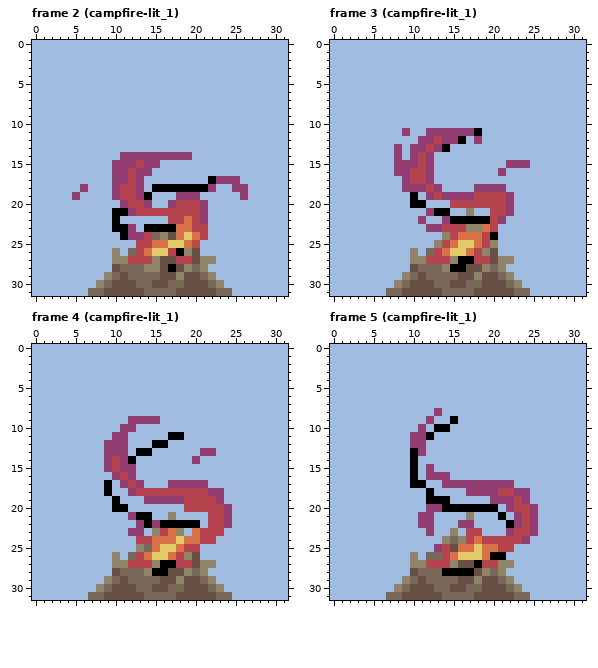
Pixel-art file: aseprite/campfire.aseprite. Above, as it was before the edit.
32x32 pixels, 19 frames. Shown: frame 2 (campfire-lit_1), frame 3 (campfire-lit_1), frame 4 (campfire-lit_1), frame 5 (campfire-lit_1). The commit also changed other frames, which this record leaves out.
New version:
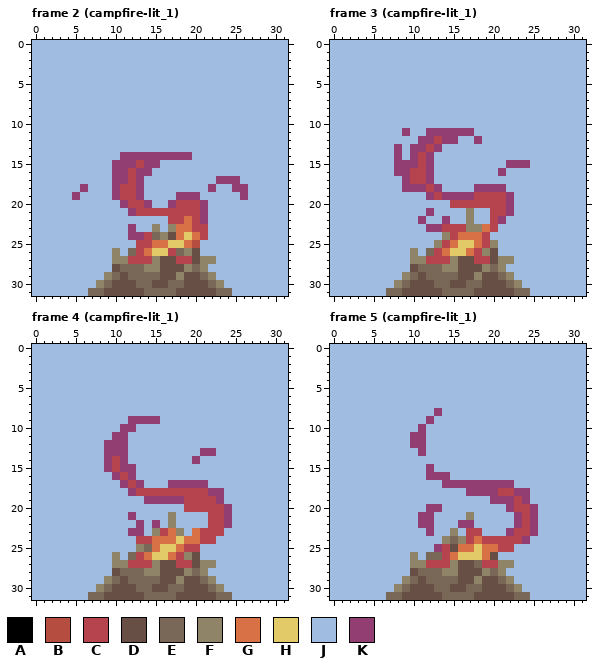
Palette (. is transparent): A #000000  B #b64d41  C #b6444f  D #684f45  E #796858  F #8f8368  G #d87246  H #e1ca67  J #a0bde1  K #933e72
What changed:
layer "wireframe" now hidden
--- frame 2 (campfire-lit_1)
@@ x 8..24 @@
 16 JJKKCKKJJJJJJJJJJ
-17 JJKKCKJJJJJJJJAKK
-18 JJKCCKJAAAAAAAKJJ
-19 JJKCCKAJJJKKKJJJJ
+17 JJKKCKJJJJJJJJJKK
+18 JJKCCKJJJJJJJJKJJ
+19 JJKCCKJJJJKKKJJJJ
 20 JJJKCCKJJKCCCKJJJ
-21 JJAAKCCCCCCCCKJJJ
-22 JJAJJJJJJCCGCKJJJ
-23 JJAAKJAAAAGGCCJJJ
-24 JJJAKKCEFDGHGCJJJ
+21 JJJJKCCCCCCCCKJJJ
+22 JJJJJJJJJCCGCKJJJ
+23 JJJJKJJFJFGGCCJJJ
+24 JJJJKKCEFDGHGCJJJ
 25 JJJJJCCGGHHGBJJJJ
-26 JJFJECGHHCAFDJJJJ
+26 JJFJECGHHCEFDJJJJ
 27 JJFFCCCFDDCCDFFJJ
-28 JJDEEEFFDADFEFJJJ
+28 JJDEEEFFDDDFEFJJJ
 29 JFEDEEEEDDFDDEFJJ
--- frame 3 (campfire-lit_1)
@@ x 12..20 @@
 10 JJJJJJJJJ
-11 KKKKKKAJJ
-12 KCKKAJKJJ
-13 CKAJJJJJJ
+11 KKKKKKJJJ
+12 KCKKJJKJJ
+13 CKJJJJJJJ
 14 KJJJJJJJJ
@@ x 8..22 @@
 18 JKKKCKJJJJKKKKJ
-19 JJAJKCKKKKCCCCK
-20 JJAAJJJCCCCCCCK
-21 JJJJKAAJJFJJCCK
-22 JJJKJJKAAAAACKJ
+19 JJJJKCKKKKCCCCK
+20 JJJJJJJCCCCCCCK
+21 JJJJKJJJJFJJCCK
+22 JJJKJJKJJFJJCKJ
 23 JJJJKKCCCFFGCJJ
-24 JJJJJJFCGGGCAJJ
+24 JJJJJJFCGGGCJJJ
 25 JJJJJFCGHHGCFJJ
 26 JJFJECGHHGCFDJJ
-27 JJFFCCCFAACCDFF
-28 JJDEEEFAADDFEFJ
+27 JJFFCCCFDDCCDFF
+28 JJDEEEFFDDDFEFJ
 29 JFEDEEEEDDFDDEF
--- frame 4 (campfire-lit_1)
@@ x 7..22 @@
 10 JJJJKKJJJJJJJJJJ
-11 JJJKKJJJJJAAJJJJ
-12 JJKKKJJJAAJJJJJJ
-13 JJKKKJAAJJJJJJKK
-14 JJKCKAJJJJJJJKJJ
+11 JJJKKJJJJJJJJJJJ
+12 JJKKKJJJJJJJJJJJ
+13 JJKKKJJJJJJJJJKK
+14 JJKCKJJJJJJJJKJJ
 15 JJKCKKJJJJJJJJJJ
 16 JJJKCKJJJJJJJJJJ
-17 JJAJKCKJJJKKKKKJ
-18 JJAJJKCCCCCCCCCK
-19 JJJAJJJKKKKKCCCC
-20 JJJAAJJJJJJJCCCC
-21 JJJJJKAAJJFJJJJC
-22 JJJJJJKAKAAAAAJC
+17 JJJJKCKJJJKKKKKJ
+18 JJJJJKCCCCCCCCCK
+19 JJJJJJJKKKKKCCCC
+20 JJJJJJJJJJJJCCCC
+21 JJJJJKJJJJFJJJJC
+22 JJJJJJKJKJFJJJJC
 23 JJJJJKKJFCGFJGCC
@@ x 13..19 @@
 26 CGHHGCF
-27 CCFAACC
-28 EFAADDF
+27 CCFDDCC
+28 EFFDDDF
 29 EEEDDFD
--- frame 5 (campfire-lit_1)
@@ x 8..24 @@
  8 JJJJJKJJJJJJJJJJJ
- 9 JJJJKJJAJJJJJJJJJ
-10 JJJKJAAJJJJJJJJJJ
-11 JJKKAJJJJJJJJJJJJ
+ 9 JJJJKJJJJJJJJJJJJ
+10 JJJKJJJJJJJJJJJJJ
+11 JJKKJJJJJJJJJJJJJ
 12 JJKKJJJJJJJJJJJJJ
-13 JJAKJJJJJJJJJJJJJ
-14 JJAJJJJJJJJJJJJJJ
-15 JJAJKJJJJJJJJJJJJ
-16 JJAJKKKJJJJJJJJJJ
-17 JJAAJJKKKKKKKKKJJ
-18 JJJJAJJJJKKKKCCKK
-19 JJJJAAAJJJJJKKKCK
-20 JJJJKKAAAAAAAJKCC
-21 JJJKKJJJJFJJJAJKC
-22 JJJKKJJJKKJJJJAKC
+13 JJJKJJJJJJJJJJJJJ
+14 JJJJJJJJJJJJJJJJJ
+15 JJJJKJJJJJJJJJJJJ
+16 JJJJKKKJJJJJJJJJJ
+17 JJJJJJKKKKKKKKKJJ
+18 JJJJJJJJJKKKKCCKK
+19 JJJJJJJJJJJJKKKCK
+20 JJJJKKJJJJJJJJKCC
+21 JJJKKJJJJFJJJJJKC
+22 JJJKKJJJKKJJJJJKC
 23 JJJJKJJFJCCJJJKCC
@@ x 12..23 @@
 25 JKCDGGHGGCCJ
-26 EECGHHHGAAJJ
-27 CCCFDDACCFFJ
-28 EEAAAADFEFJJ
+26 EECGHHHGDJJJ
+27 CCCFDDECCFFJ
+28 EEFFDDDFEFJJ
 29 EEEEDDFDDEFJ
Boxes around the changes in both pictures, in picture pixels (x1, y1, x2, y2):
changed: (112, 176, 216, 272)
changed: (442, 128, 482, 152)
changed: (410, 192, 498, 272)
changed: (104, 432, 200, 528)
changed: (152, 560, 176, 576)
changed: (410, 416, 514, 576)
